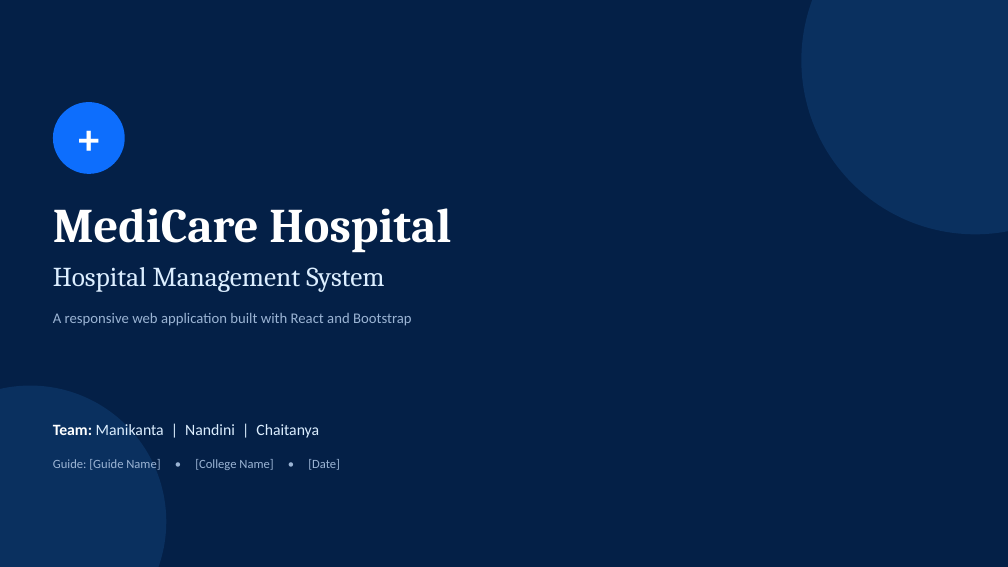
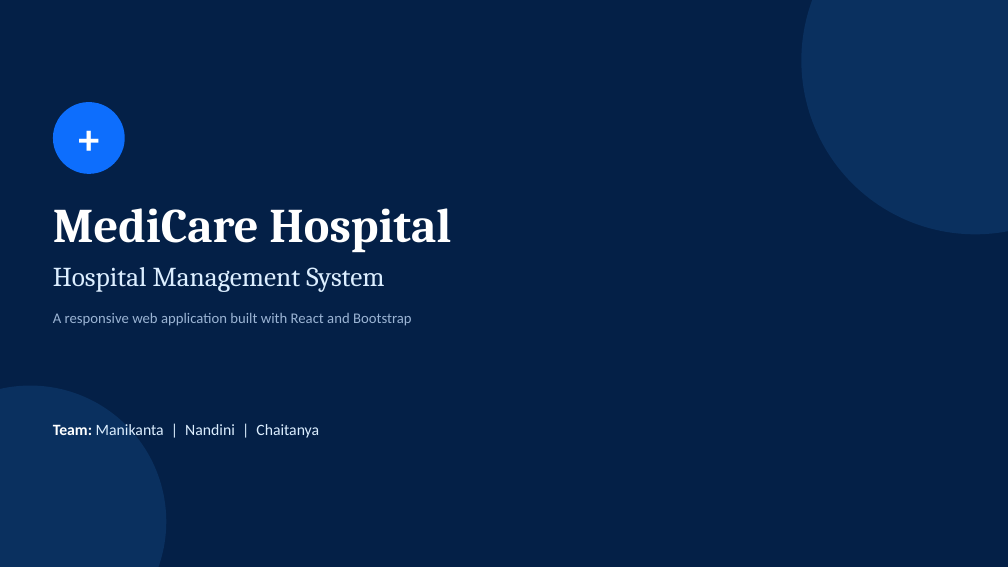
Before and after one commit to mani9kanta3/hospital-management-system, a slide deck: slide 1 of MediCare_HMS_Review.pptx. Drawn at 1008x567 pixels with LibreOffice and Linux fonts; fonts in the diff are those of the drawing. Boxes give left, top, right and bottom in pixels: in the first picture for what was removed or moved away, otherwise in the second. Text is boxed around its words. In the diff, an @@ line names an element or a change of style, - is before the commit and + after.

```diff
--- a/MediCare_HMS_Review.pptx
+++ b/MediCare_HMS_Review.pptx
@@ text removed at (53,459,340,470) @@
-Guide: [Guide Name] • [College Name] • [Date]
```
Also in this commit, not shown: 11 other slides changed, 1 slide removed, 6 other files.
